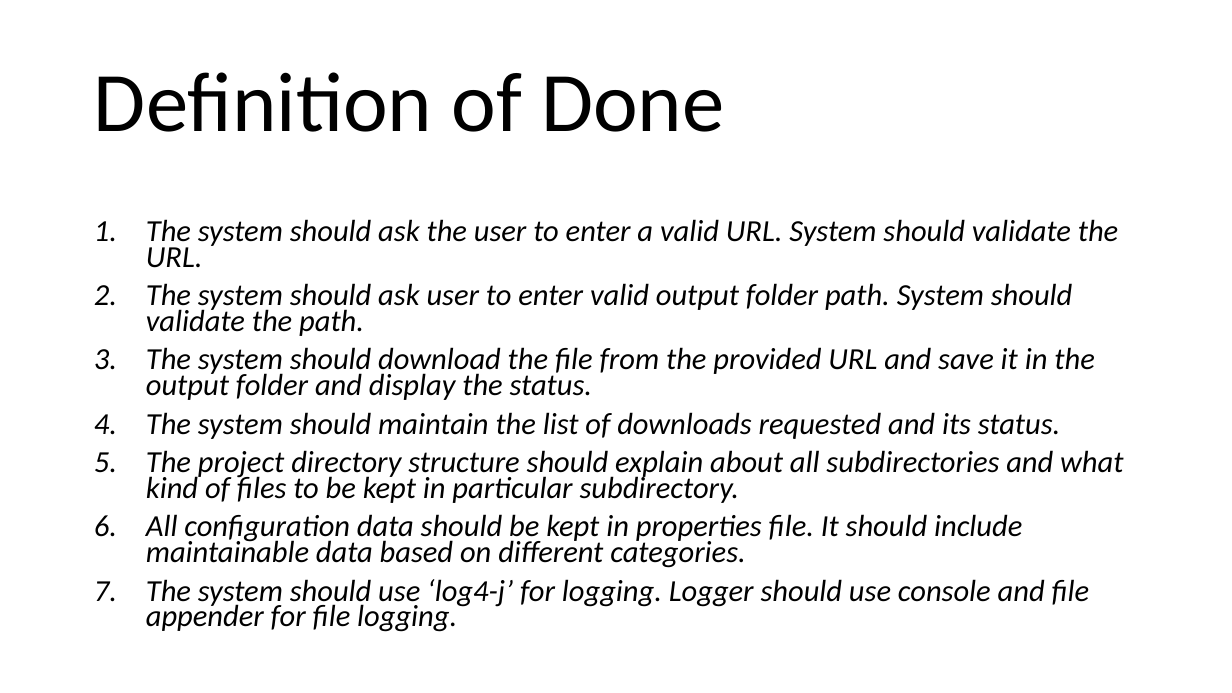
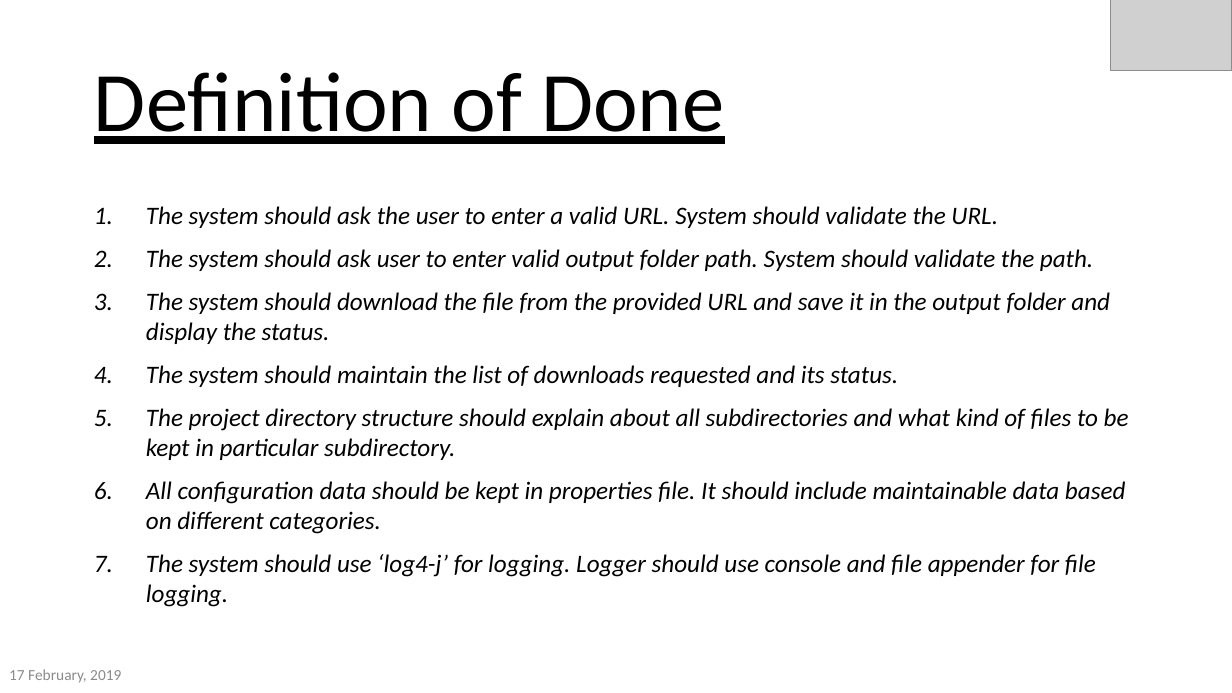
Before and after one commit to akmak1103/DownloadManager, a slide deck: slide 4 of FinalPresentation.pptx. Drawn at 1232x693 pixels with LibreOffice and Linux fonts; fonts in the diff are those of the drawing; grey boxes stand for pictures; background and template pictures are left out. Boxes give left, top, right and bottom in pixels: in the first picture for what was removed or moved away, otherwise in the second. Text is boxed around its words. In the diff, an @@ line names an element or a change of style, - is before the commit and + after.

```diff
--- a/FinalPresentation.pptx
+++ b/FinalPresentation.pptx
@@ picture added at box(1111, 0, 1232, 71) @@
@@ title "Definition of Done" at box(94, 72, 724, 144): underline on @@
@@ text "The system should ask the ...": place and size @@
-text "The system should ask the ..." at box(146, 219, 1123, 632)
+text "The system should ask the ..." at box(146, 206, 1129, 607)
@@ text "The system should ask the ..." at box(146, 206, 1129, 607): size 23.8 to 19.6 pt; line spacing 0.7 to 1 @@
@@ text added at box(9, 669, 121, 683), 12 pt, text #8C8C8C @@
+17 February, 2019
```
Also in this commit, not shown: 16 other slides changed, 9 other files.
